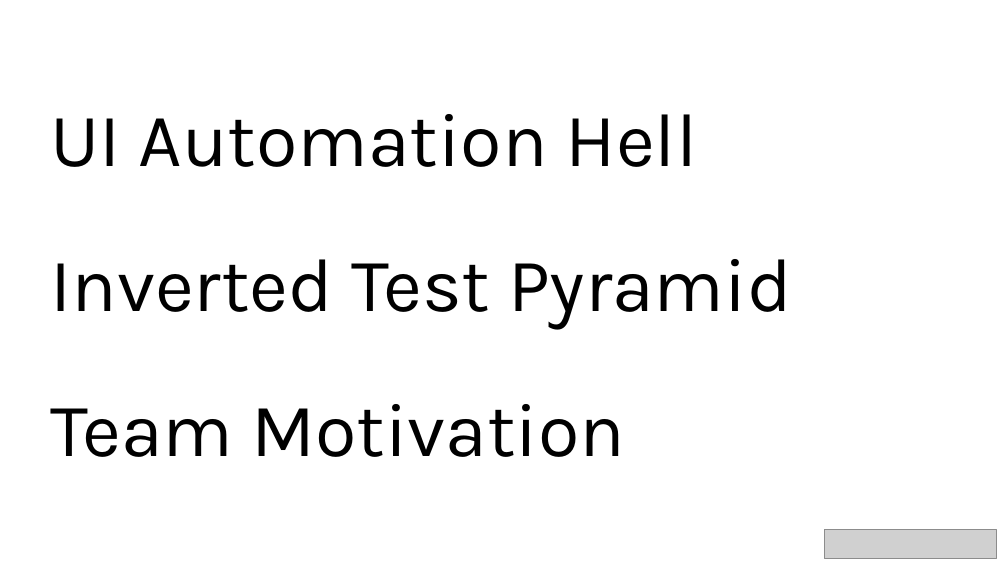
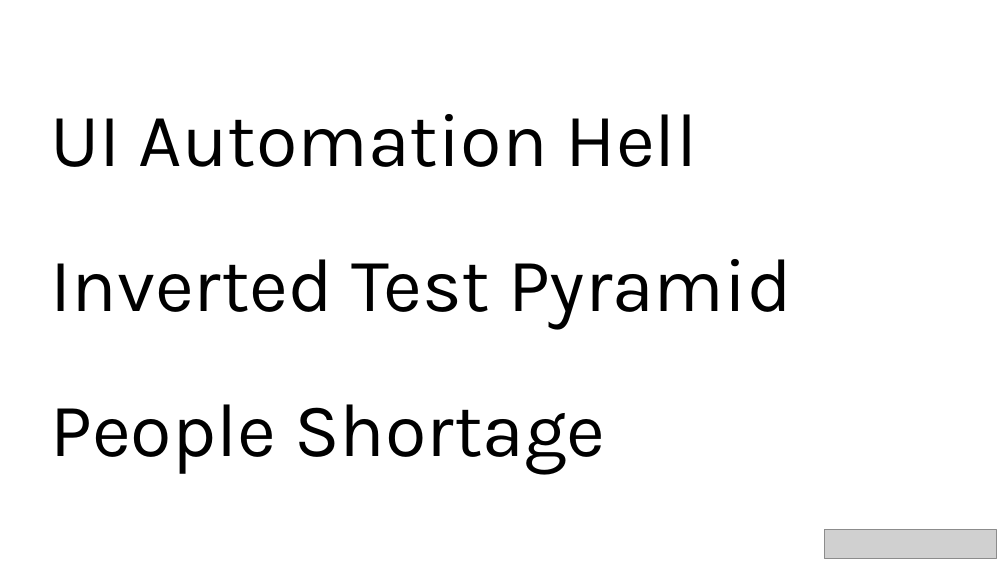
Before and after one commit to ysparrow/groovy-test-for-rest, a slide deck: slide 4 of FabulousTestsWithSpockAndGroovy.odp. Drawn at 1008x567 pixels with LibreOffice and Linux fonts; fonts in the diff are those of the drawing; grey boxes stand for pictures. Boxes give left, top, right and bottom in pixels: in the first picture for what was removed or moved away, otherwise in the second. Text is boxed around its words. In the diff, an @@ line names an element or a change of style, - is before the commit and + after.

```diff
--- a/FabulousTestsWithSpockAndGroovy.odp
+++ b/FabulousTestsWithSpockAndGroovy.odp
@@ text at bbox=[50, 404, 605, 474]: text changed @@
-Team Motivation
+People Shortage
```
Also in this commit, not shown: 1 other slide changed, 7 slides added, 2 slides removed, 8 other files.
